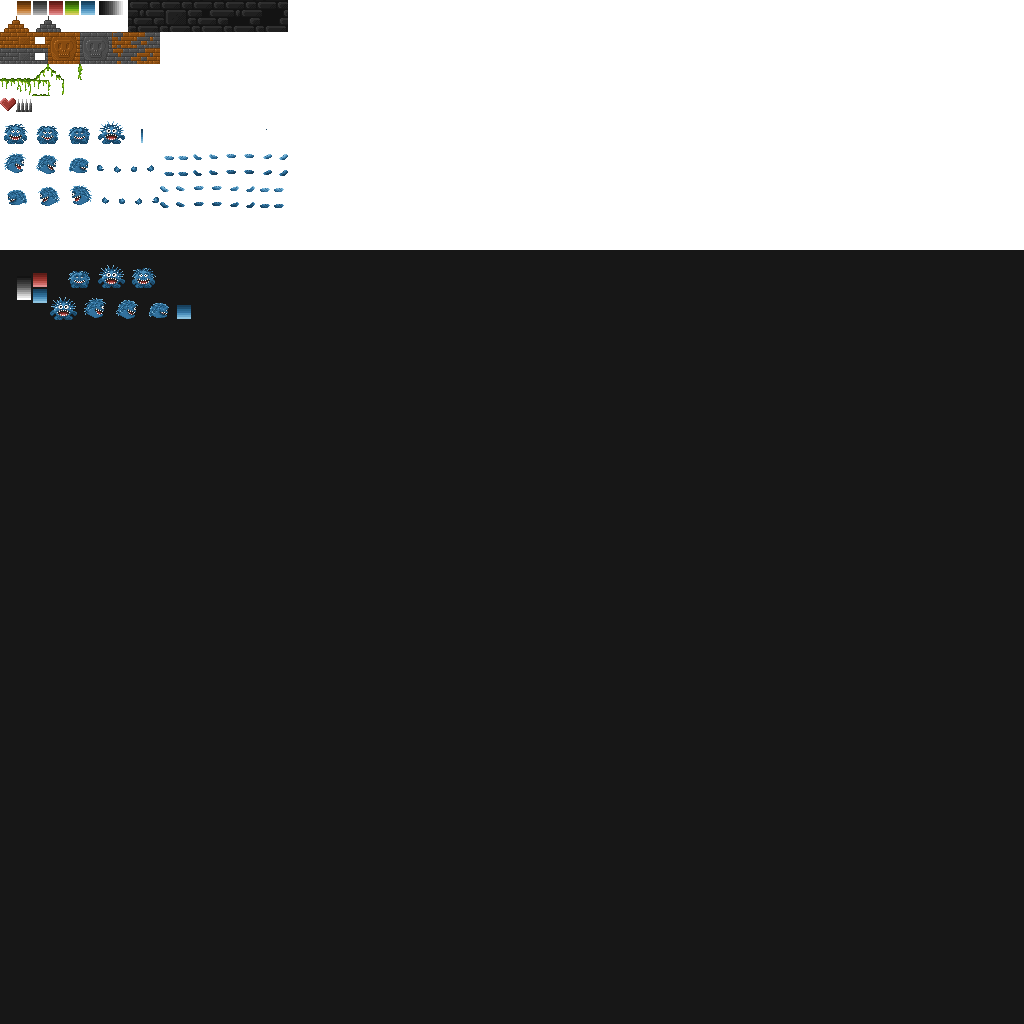
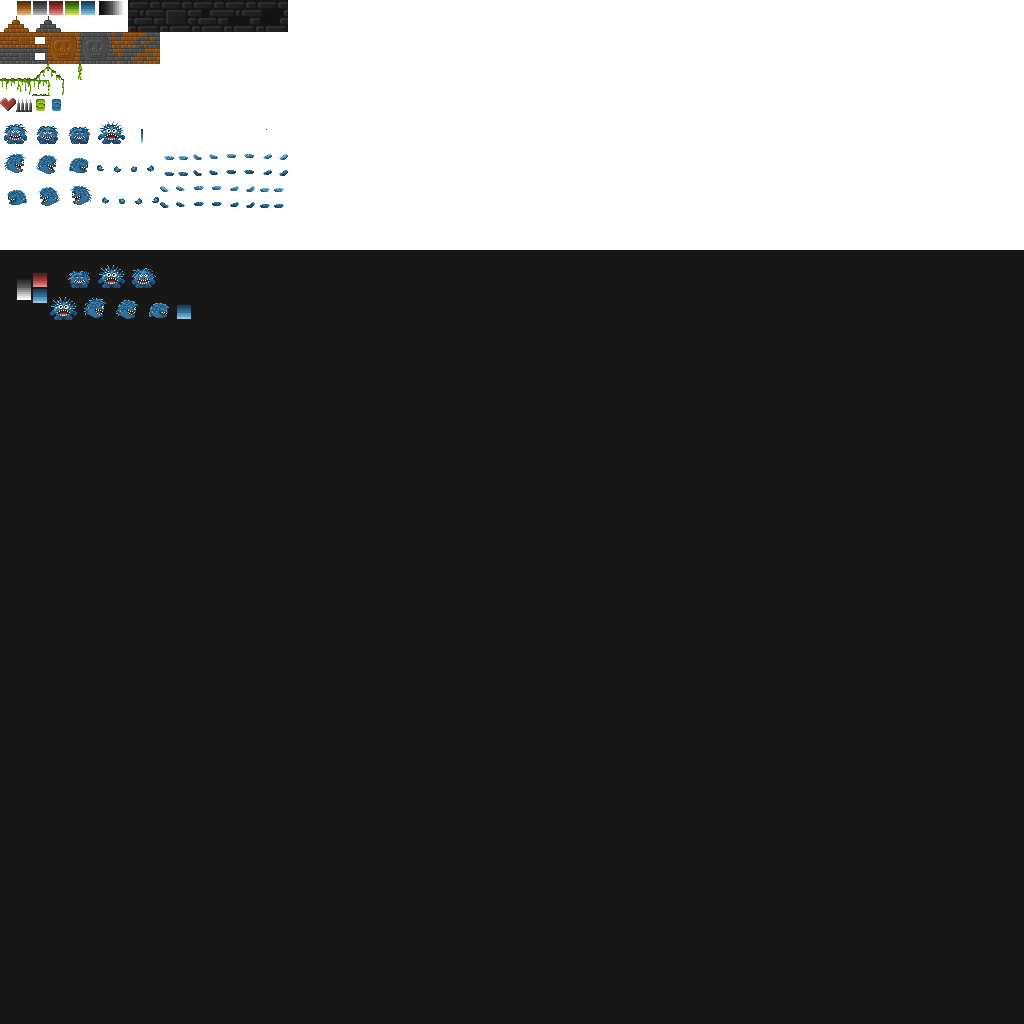
Before/after of a w=1024, h=1024 layered artwork. What changed in the layer stack:
painted on "Background copy" over [36, 99, 61, 111]
